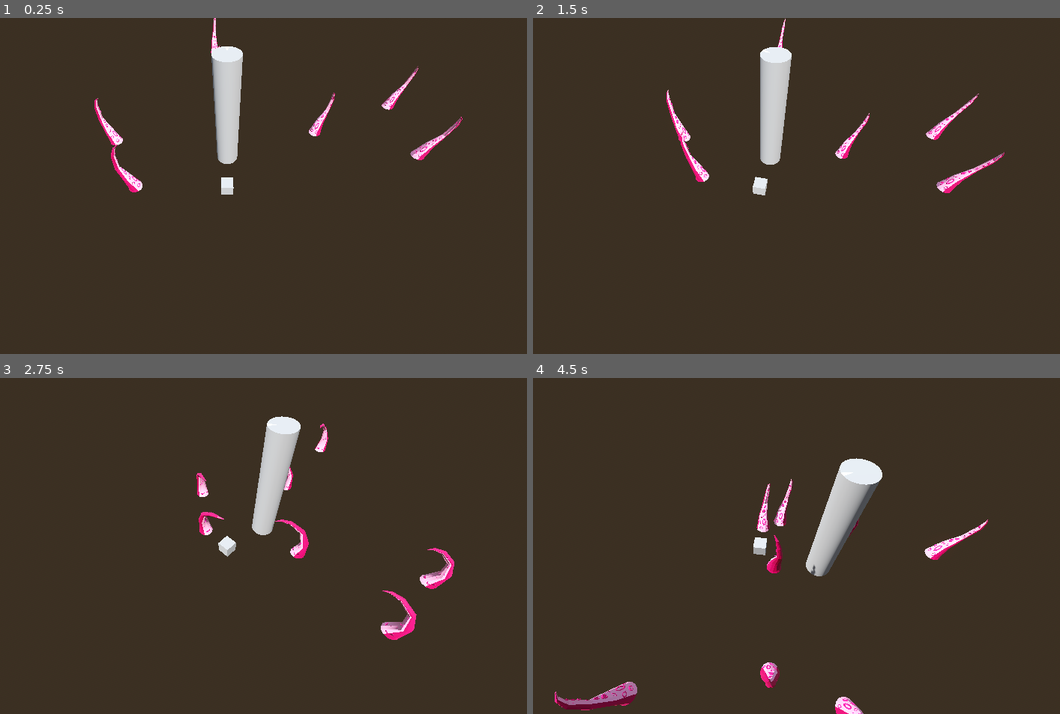
Above: before the commit, frames 1-4 (two rows, left to right).
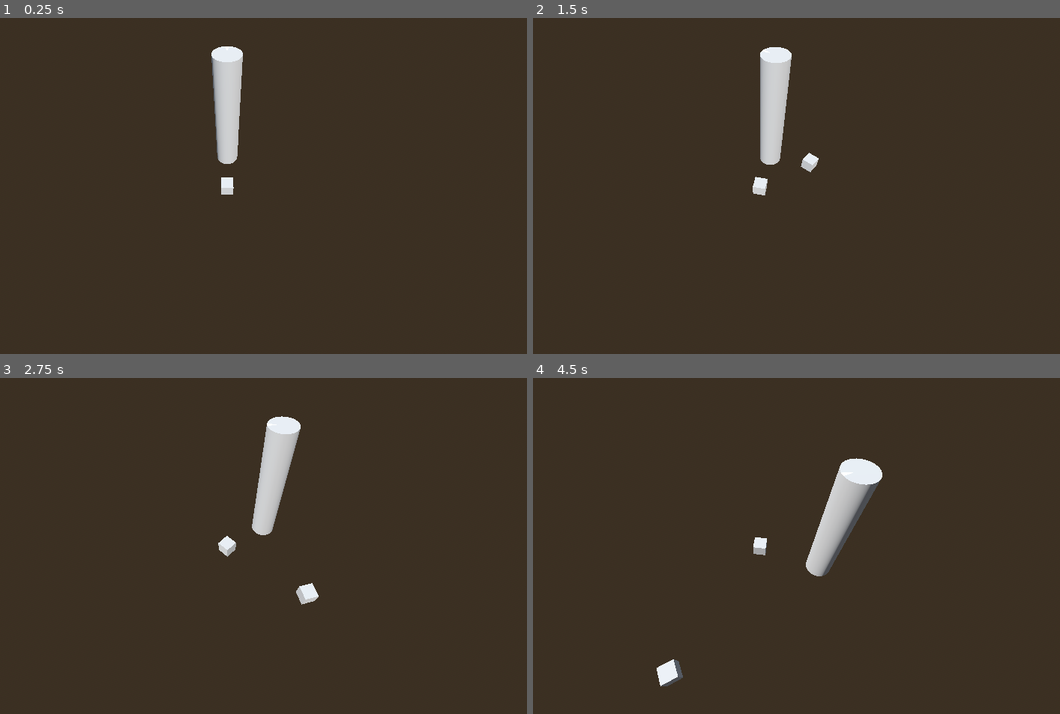
Above: after the commit, the same moments.

Repository: Yrthgze/Lighthouse
Game: Godot game, scene res://scenes/main_level.tscn
Same seed, same stepped clock (60 frames per second), same inputs: the game is played once before the commit and once after it.
Inputs:
- Up to frame 1 (0.25 s): no input
- Up to frame 2 (1.5 s): hold D (rotate_lighthouse_right) 0.53-1.28 s; hold Q (rotate_left) from 1.28 s (still down)
- Up to frame 3 (2.75 s): release Q (rotate_left) at 2.03 s; hold D (rotate_lighthouse_right) from 2.03 s (still down)
- Up to frame 4 (4.5 s): release D (rotate_lighthouse_right) at 3.53 s; hold Q (rotate_left) from 3.53 s (still down)

The runs differ from the first frame. In frame 1, 1.1% of the frame differs, in the area x 17-88%, y 0-52%; in frame 2, 1.3%; in frame 3, 1.6%; in frame 4, 2.2%, in the area x 4-87%, y 30-100%.
Error before the commit: Trying to assign value of type 'Path3D' to a variable of type 'PathFollow3D'. (res://scripts/allies/boat.gd:4)

Commit message:
[TheLighthouse]: First bezier curves for boat navigation

Diff:
--- a/scenes/characters/allies/boat.tscn
+++ b/scenes/characters/allies/boat.tscn
@@ -7,6 +7,7 @@
 [sub_resource type="BoxShape3D" id="BoxShape3D_4o61p"]
 
 [sub_resource type="Curve3D" id="Curve3D_gnfw7"]
+bake_interval = 60.0
 
 [node name="Boat" type="Node3D"]
 
--- a/scripts/allies/boat.gd
+++ b/scripts/allies/boat.gd
@@ -1,16 +1,18 @@
 extends CharacterBody3D
 
-var speed : float = 10.0
-@onready var nav_path: PathFollow3D = %NavigationPath
+var speed : float = 300.0
+@onready var nav_path: Path3D = %NavigationPath
 @onready var nav_path_follower: PathFollow3D = %NavigationPathFollower
+var rotation_speed = 2.0
 
 func _ready():
-	nav_path_follower.unit_offset = 0
+	nav_path_follower.progress = 0.0
+	set_target_position(Vector3(10,0, 10))
 
 func _process(delta):
 	if nav_path_follower:
 		# Avanzar a lo largo de la curva
-		nav_path_follower.unit_offset += speed * delta * 0.01
+		nav_path_follower.progress += speed * delta * 0.01
 		global_transform.origin = nav_path_follower.global_transform.origin
 
 		# Opcional: hacer que el barco mire en la dirección en la que se mueve
@@ -18,15 +20,19 @@
 
 # 5,0 -> 0,5 (-5,5)  0-5, 5-0
 # (x1 + x2) / 2, (y1 + y2) / 2
-#
-#
+# (2.5, 2.5) - (-5, 5) = 7.5, -2.5
+# (-5,5) normal -> (5, 5)
 #
 
 func get_turn_direction_point(start_pos: Vector3,target_pos: Vector3) -> Vector3:
-	var turn_vector = target_pos - start_pos
+	var direction_vector = target_pos - start_pos
+	# Make sure the y axis doesnt influence the calculus
+	direction_vector.y = 0
 	var mid_point = (start_pos + target_pos) / 2
-	var turn_point = mid_point + turn_vector
-	return turn_vector
+	# Get the normal to direction vector
+	var normal = Vector3(direction_vector.z, 0, -direction_vector.x).normalized()
+	mid_point += normal * rotation_speed
+	return mid_point
 
 # Para cambiar la curva dinámicamente
 func set_target_position(target_pos: Vector3):
@@ -39,4 +45,4 @@
 	nav_path.curve.add_point(middle_pos)
 	nav_path.curve.add_point(target_pos)
 
-	nav_path_follower.unit_offset = 0 # Reinicia el offset para empezar el movimiento
+	nav_path_follower.progress = 0 # Reinicia el offset para empezar el movimiento
--- a/scripts/main_level.gd
+++ b/scripts/main_level.gd
@@ -7,7 +7,7 @@
 # Called when the node enters the scene tree for the first time.
 func _ready():
 	target_position = lighthouse.global_transform.origin
-	spawn_multiple_tentacles(8, 20.0)
+	#spawn_multiple_tentacles(8, 20.0)
 
 func generate_random_position_around_target(radius: float) -> Vector3:
 	var random_offset = Vector3(
